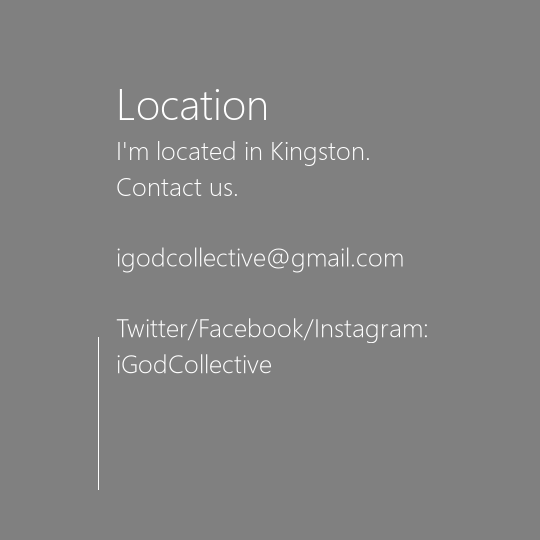
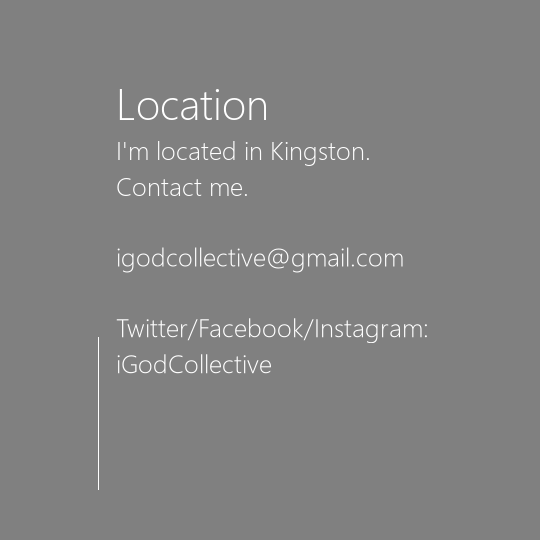
Comparing the layer stacks of the two (540, 540) images. Changes:
painted on "Location ..." over [210, 183, 247, 196]
